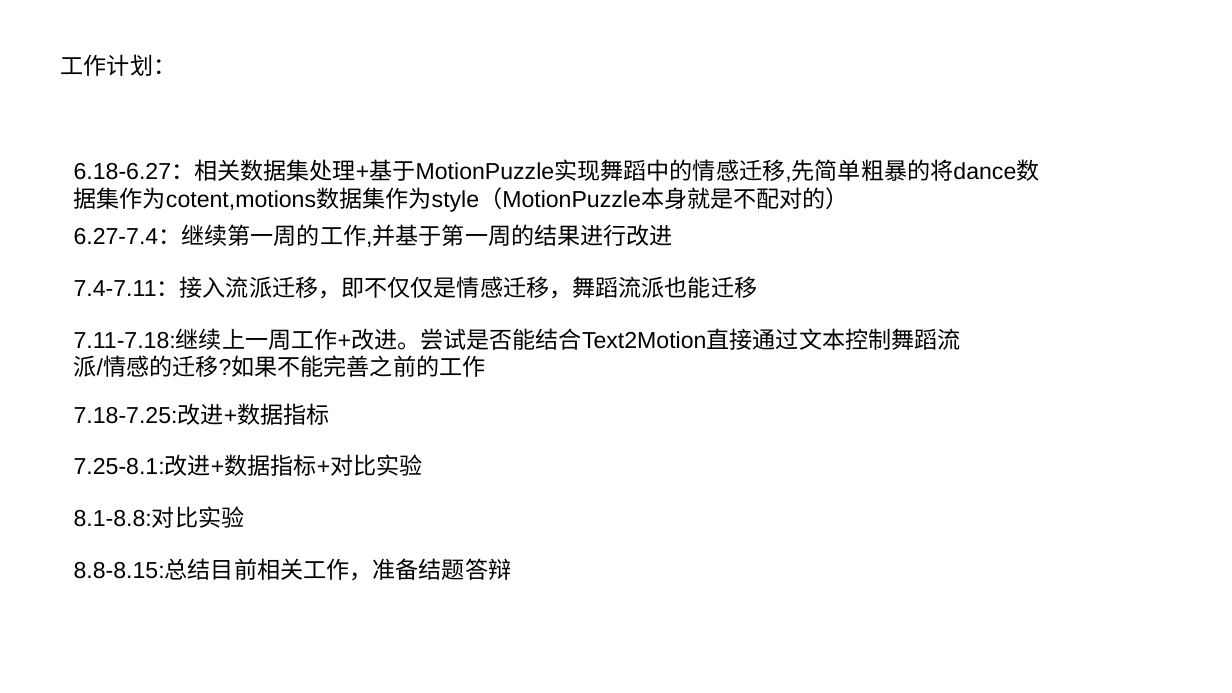
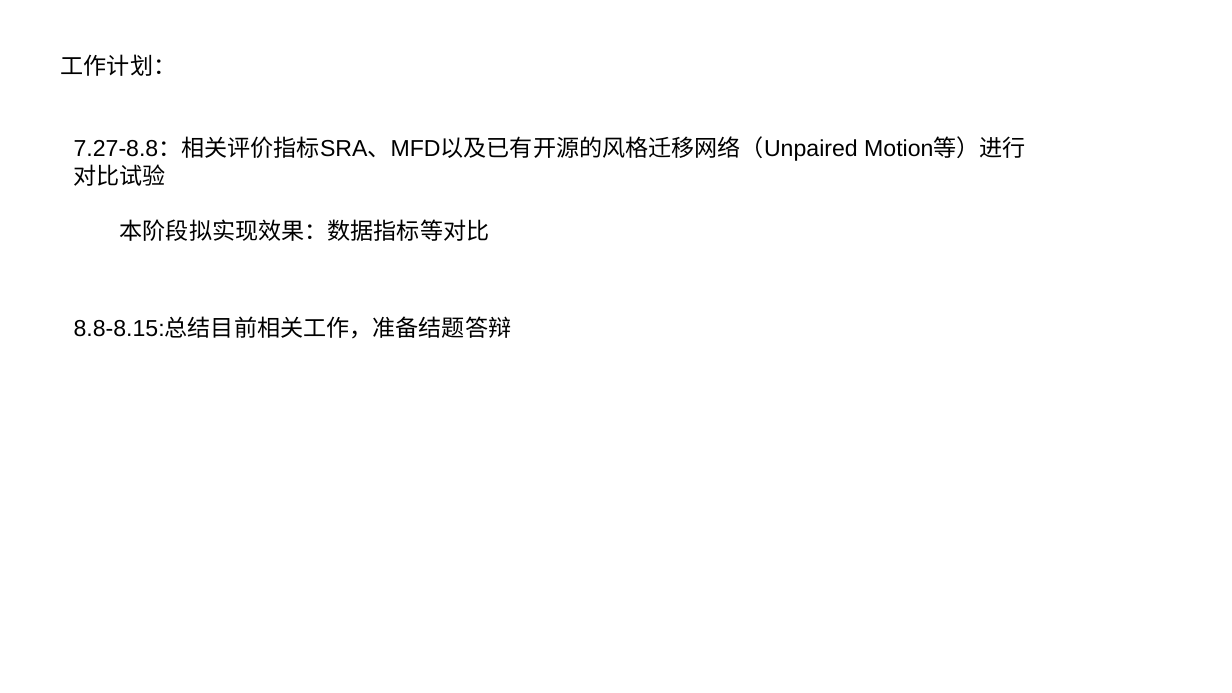
Before and after one commit to Ein-verlass/StyleTransferDatasets, a slide deck: slide 18 of 第一周汇报.pptx (slide 16 before the commit). Drawn at 1232x693 pixels with LibreOffice and Linux fonts; fonts in the diff are those of the drawing. Boxes give left, top, right and bottom in pixels: in the first picture for what was removed or moved away, otherwise in the second. Text is boxed around its words. In the diff, an @@ line names an element or a change of style, - is before the commit and + after.

```diff
--- a/第一周汇报.pptx
+++ b/第一周汇报.pptx
@@ text at box(74, 138, 1026, 241): text changed @@
-6.18-6.27：相关数据集处理+基于MotionPuzzle实现舞蹈中的情感迁移,先简单粗暴的将dance数据集作为cotent,motions数据集作为style（MotionPuzzle本身就是不配对的）
+7.27-8.8：相关评价指标SRA、MFD以及已有开源的风格迁移网络（Unpaired Motion等）进行对比试验
+本阶段拟实现效果：数据指标等对比
@@ text removed at box(74, 226, 673, 247) @@
-6.27-7.4：继续第一周的工作,并基于第一周的结果进行改进
@@ text removed at box(74, 278, 758, 299) @@
-7.4-7.11：接入流派迁移，即不仅仅是情感迁移，舞蹈流派也能迁移
@@ text "8.8-8.15:总结目前相关工作，准备结题答辩": place and size @@
-text "8.8-8.15:总结目前相关工作，准备结题答辩" at box(74, 559, 512, 581)
+text "8.8-8.15:总结目前相关工作，准备结题答辩" at box(74, 318, 512, 339)
@@ text removed at box(74, 329, 961, 377) @@
-7.11-7.18:继续上一周工作+改进。尝试是否能结合Text2Motion直接通过文本控制舞蹈流派/情感的迁移?如果不能完善之前的工作
@@ text removed at box(74, 404, 330, 425) @@
-7.18-7.25:改进+数据指标
@@ text removed at box(74, 456, 423, 476) @@
-7.25-8.1:改进+数据指标+对比实验
@@ text removed at box(74, 508, 245, 528) @@
-8.1-8.8:对比实验
```
Also in this commit, not shown: 2 other slides changed, 2 slides added.
